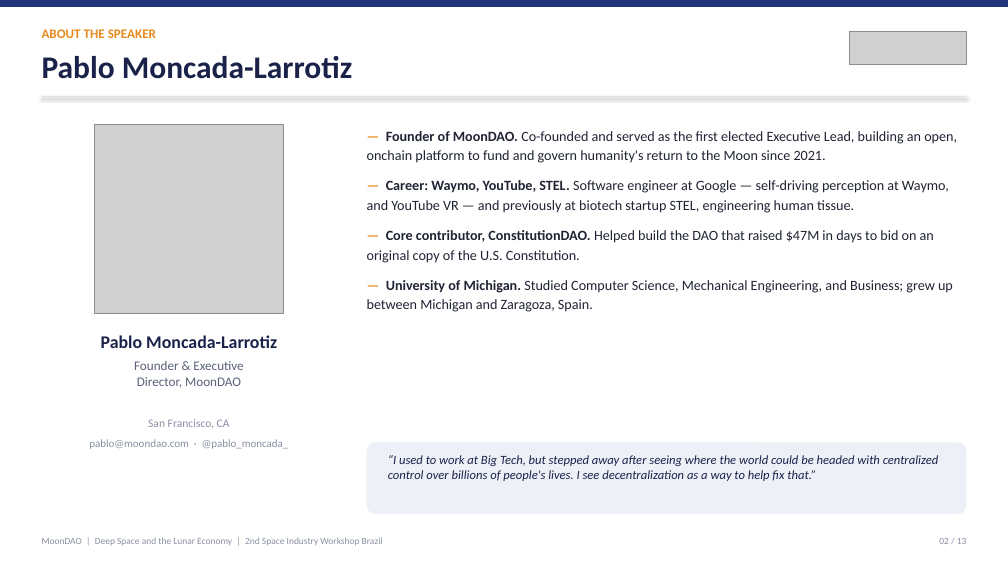
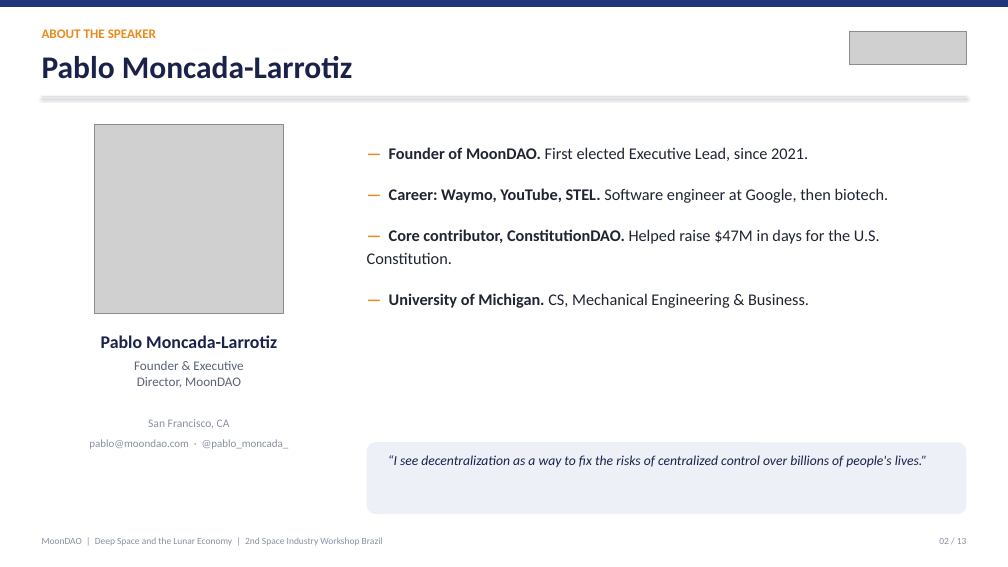
Before and after one commit to Official-MoonDao/MoonDAO, a slide deck: slide 2 of presentations/rio-innovation-week-2026/dist/MoonDAO_Rio_Innovation_Week.pptx. Drawn at 1008x567 pixels with LibreOffice and Linux fonts; fonts in the diff are those of the drawing; grey boxes stand for pictures. Boxes give left, top, right and bottom in pixels: in the first picture for what was removed or moved away, otherwise in the second. Text is boxed around its words. In the diff, an @@ line names an element or a change of style, - is before the commit and + after.

```diff
--- a/presentations/rio-innovation-week-2026/dist/MoonDAO_Rio_Innovation_Week.pptx
+++ b/presentations/rio-innovation-week-2026/dist/MoonDAO_Rio_Innovation_Week.pptx
@@ text at [367, 147, 889, 308]: text changed; size 13.5 to 15.5 pt @@
-— Founder of MoonDAO. Co-founded and served as the first elected Executive Lead, building an open, onchain platform to fund and govern humanity's return to the Moon since 2021.
-— Career: Waymo, YouTube, STEL. Software engineer at Google — self-driving perception at Waymo, and YouTube VR — and previously at biotech startup STEL, engineering human tissue.
-— Core contributor, ConstitutionDAO. Helped build the DAO that raised $47M in days to bid on an original copy of the U.S. Constitution.
-— University of Michigan. Studied Computer Science, Mechanical Engineering, and Business; grew up between Michigan and Zaragoza, Spain.
+— Founder of MoonDAO. First elected Executive Lead, since 2021.
+— Career: Waymo, YouTube, STEL. Software engineer at Google, then biotech.
+— Core contributor, ConstitutionDAO. Helped raise $47M in days for the U.S. Constitution.
+— University of Michigan. CS, Mechanical Engineering & Business.
@@ text at [388, 455, 927, 468]: text changed; size 12 to 13 pt @@
-“I used to work at Big Tech, but stepped away after seeing where the world could be headed with centralized control over billions of people's lives. I see decentralization as a way to help fix that.”
+“I see decentralization as a way to fix the risks of centralized control over billions of people's lives.”
```
Also in this commit, not shown: 7 other slides changed, 2 slides added, 2 slides removed, 15 other files.
